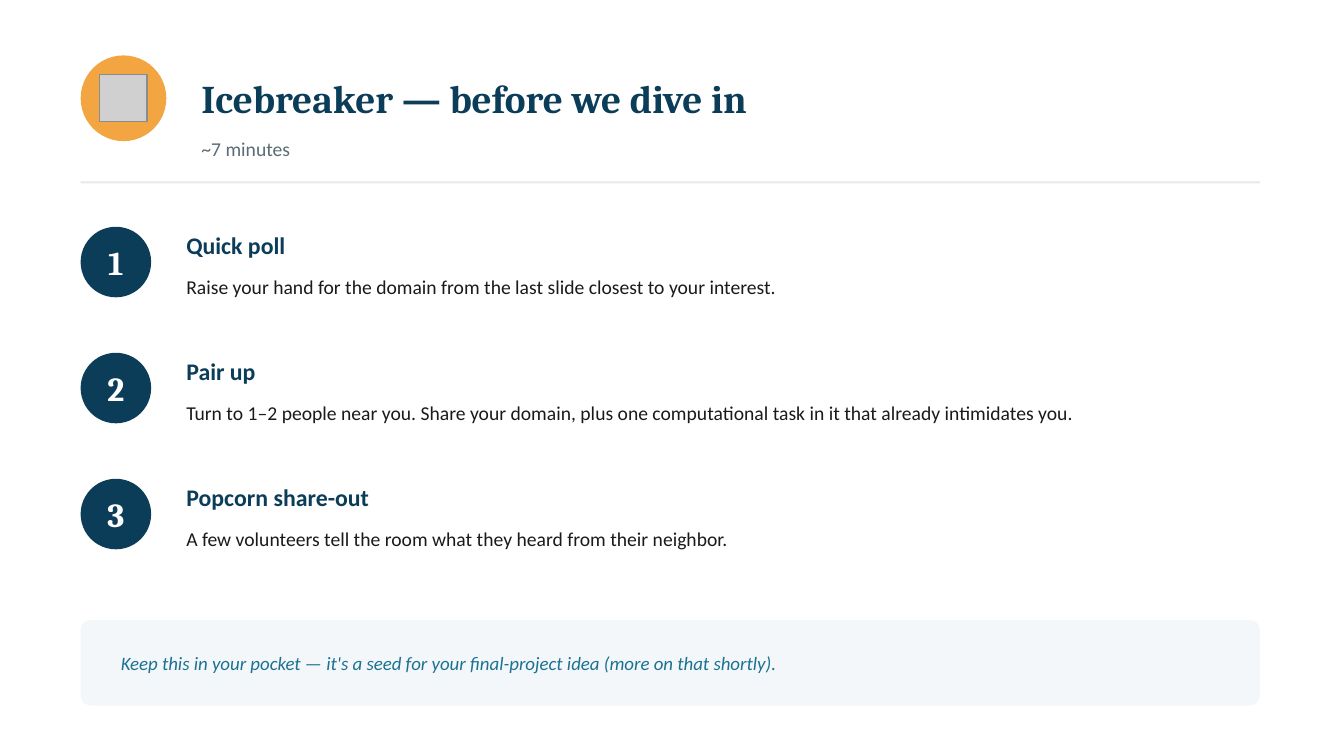
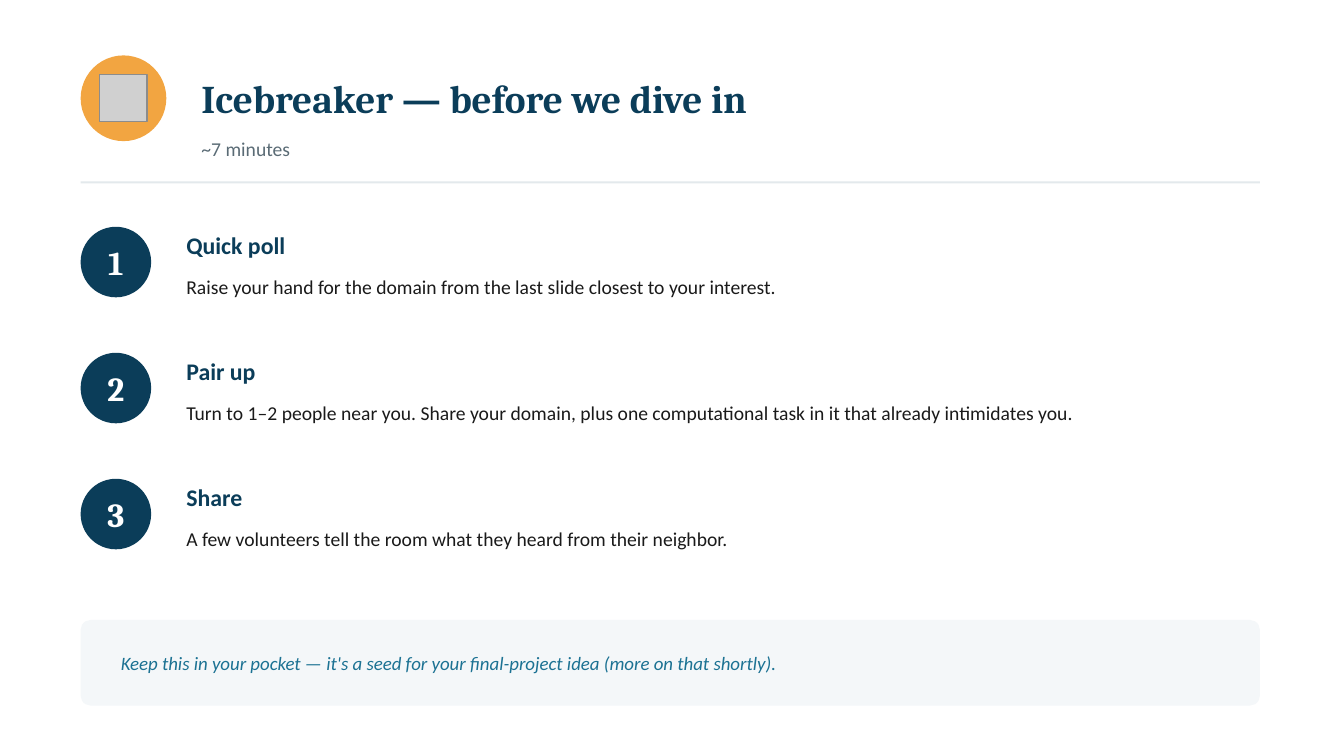
Before and after one commit to gwcbi/applied-computing-HDS, a slide deck: slide 4 of lectures/week01-computing-environments/W01L_slides.pptx. Drawn at 1344x756 pixels with LibreOffice and Linux fonts; fonts in the diff are those of the drawing; grey boxes stand for pictures. Boxes give left, top, right and bottom in pixels: in the first picture for what was removed or moved away, otherwise in the second. Text is boxed around its words. In the diff, an @@ line names an element or a change of style, - is before the commit and + after.

```diff
--- a/lectures/week01-computing-environments/W01L_slides.pptx
+++ b/lectures/week01-computing-environments/W01L_slides.pptx
@@ text at (186,489,242,506): text changed @@
-Popcorn share-out
+Share
```
Also in this commit, not shown: 3 other files.
